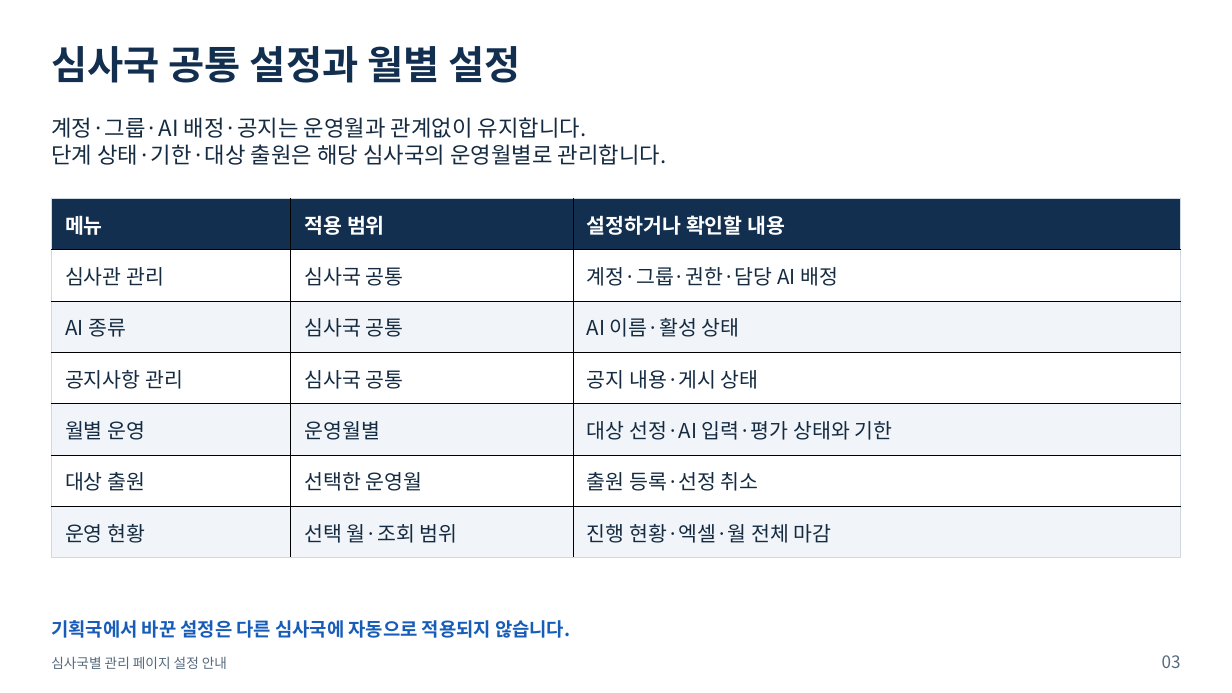
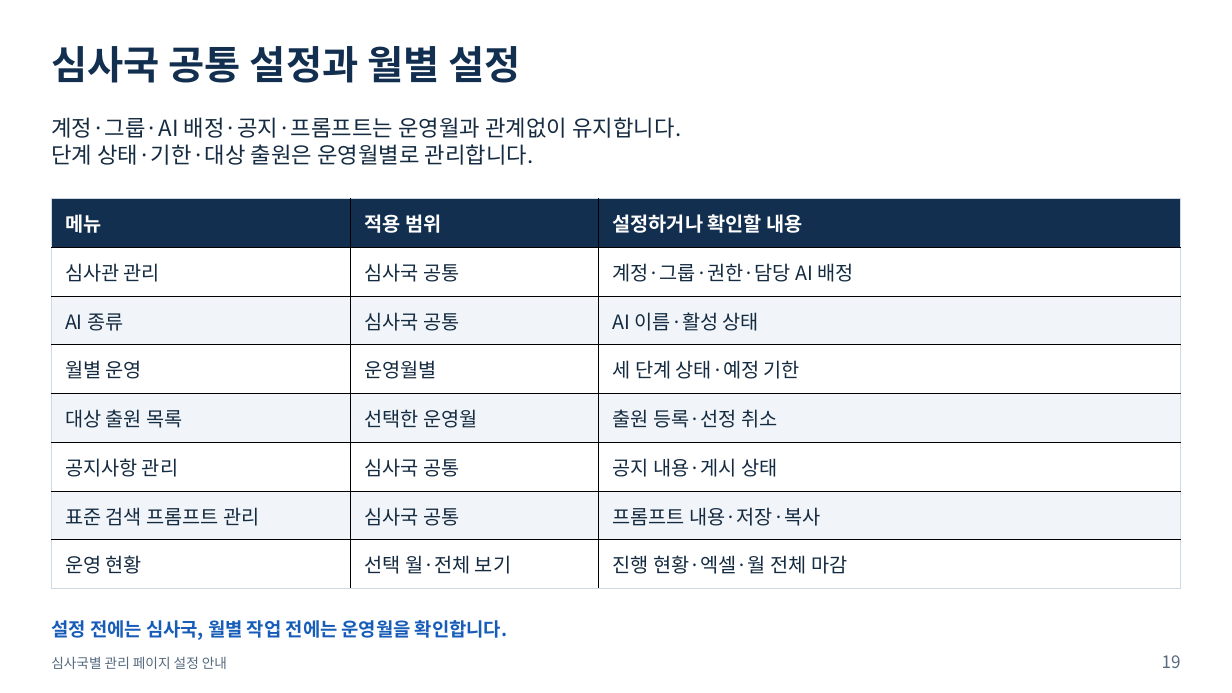
Before and after one commit to sohnjun96/PatentExamTools, a slide deck: slide 19 of docs/user-guides/심사국별_관리페이지_설정안내.pptx (slide 3 before the commit). Drawn at 1232x693 pixels with LibreOffice and Linux fonts; fonts in the diff are those of the drawing. Boxes give left, top, right and bottom in pixels: in the first picture for what was removed or moved away, otherwise in the second. Text is boxed around its words. In the diff, an @@ line names an element or a change of style, - is before the commit and + after.

```diff
--- a/docs/user-guides/심사국별_관리페이지_설정안내.pptx
+++ b/docs/user-guides/심사국별_관리페이지_설정안내.pptx
@@ text at [51,117,681,165]: text changed @@
-계정·그룹·AI 배정·공지는 운영월과 관계없이 유지합니다.
-단계 상태·기한·대상 출원은 해당 심사국의 운영월별로 관리합니다.
+계정·그룹·AI 배정·공지·프롬프트는 운영월과 관계없이 유지합니다.
+단계 상태·기한·대상 출원은 운영월별로 관리합니다.
@@ table at [51,199,1180,589] @@
+row 4: 월별 운영 | 운영월별 | 세 단계 상태·예정 기한
+row 5: 대상 출원 목록 | 선택한 운영월 | 출원 등록·선정 취소
-row 5: 월별 운영 | 운영월별 | 대상 선정·AI 입력·평가 상태와 기한
-row 6: 대상 출원 | 선택한 운영월 | 출원 등록·선정 취소
-row 7: 운영 현황 | 선택 월·조회 범위 | 진행 현황·엑셀·월 전체 마감
+row 7: 표준 검색 프롬프트 관리 | 심사국 공통 | 프롬프트 내용·저장·복사
+row 8: 운영 현황 | 선택 월·전체 보기 | 진행 현황·엑셀·월 전체 마감
@@ text at [51,620,507,640]: text changed @@
-기획국에서 바꾼 설정은 다른 심사국에 자동으로 적용되지 않습니다.
+설정 전에는 심사국, 월별 작업 전에는 운영월을 확인합니다.
@@ text at [1162,655,1181,668]: text changed @@
-03
+19
```
Also in this commit, not shown: 15 other slides changed, 4 slides added, 1 other file.
